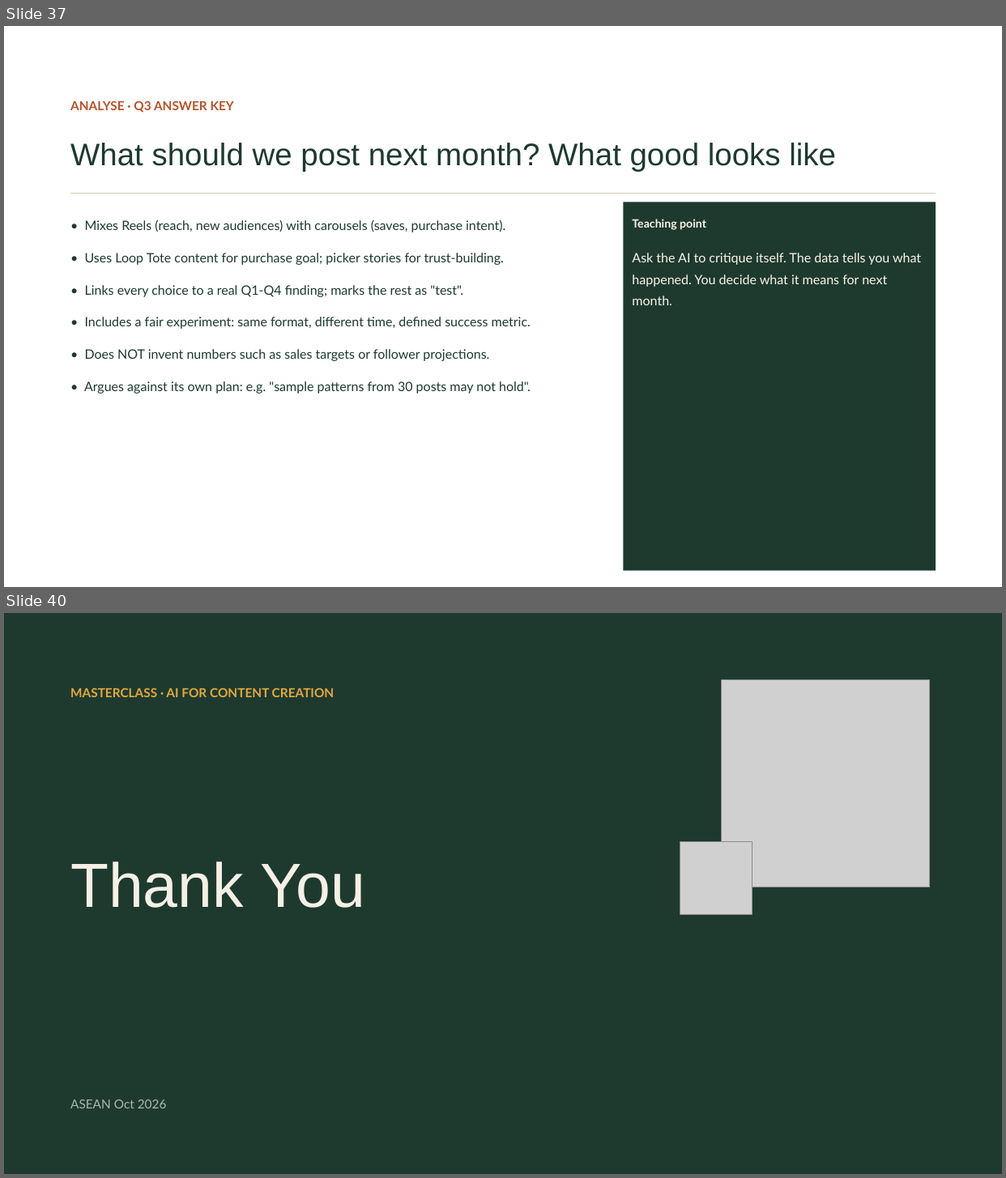
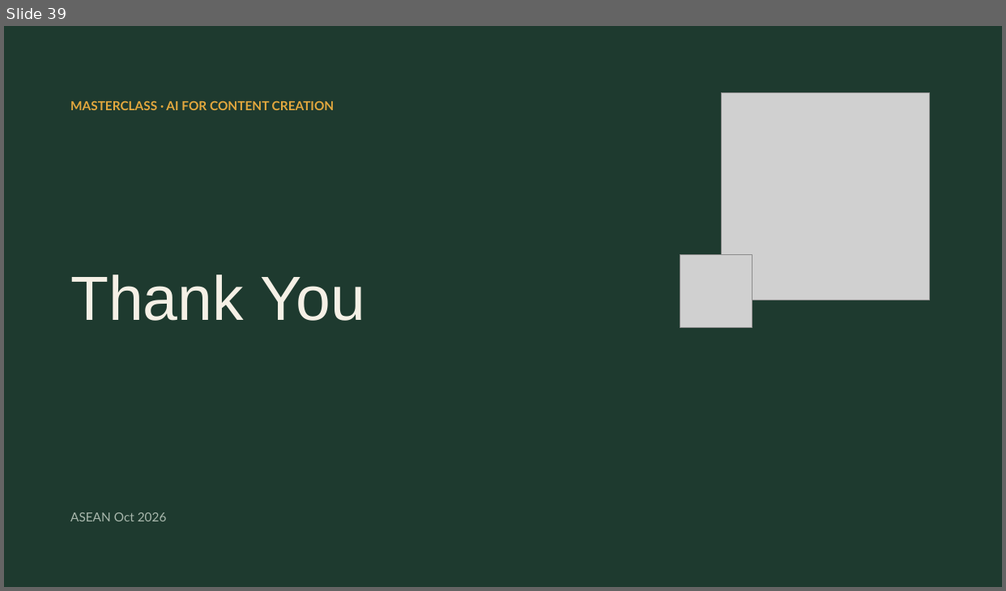
Before and after one commit to itsbharathp/LoopCycle, a slide deck: Prestentations/AI for Content Creation — The Basics.pptx. Shown one above the other, each under a label of ours: slides 37 and 40 before the commit, slide 39 after it; the slides between them are not shown. The pictures are 1006x1178 and 1006x591 pixels, drawn with LibreOffice and Linux fonts; fonts in the diff are those of the drawing; grey boxes stand for pictures. Boxes give left, top, right and bottom in pixels: in the first picture for what was removed or moved away, otherwise in the second. Text is boxed around its words. In the diff, an @@ line names an element or a change of style, - is before the commit and + after.

```diff
--- a/Prestentations/AI for Content Creation — The Basics.pptx
+++ b/Prestentations/AI for Content Creation — The Basics.pptx
@@ slide 37 removed at (4, 26, 1002, 587), background #FFFFFF @@
@@ text removed at (70, 101, 234, 112) @@
-ANALYSE · Q3 ANSWER KEY
@@ text removed at (70, 143, 836, 172) @@
-What should we post next month? What good looks like
@@ line removed from (70, 193) to (936, 193) @@
@@ text removed at (84, 220, 530, 394) @@
-• Mixes Reels (reach, new audiences) with carousels (saves, purchase intent).
-• Uses Loop Tote content for purchase goal; picker stories for trust-building.
-• Links every choice to a real Q1-Q4 finding; marks the rest as "test".
-• Includes a fair experiment: same format, different time, defined success metric.
-• Does NOT invent numbers such as sales targets or follower projections.
-• Argues against its own plan: e.g. "sample patterns from 30 posts may not hold".
@@ rectangle removed at (623, 202, 936, 571) @@
@@ text removed at (632, 219, 921, 305) @@
-Teaching point
-Ask the AI to critique itself. The data tells you what happened. You decide what it means for next month.
@@ what was slide 40 is now slide 39 @@
```
Also in this commit, not shown: 11 slides added, 11 other slides removed, 3 other files.
